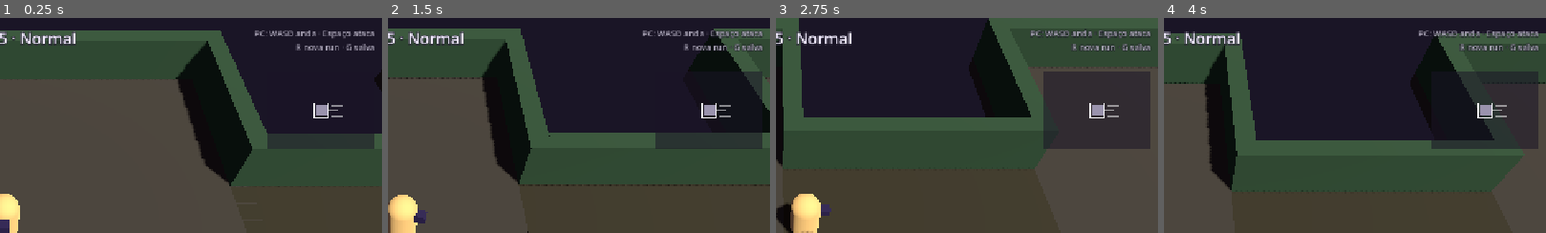
Above: before the commit, frames 1-4 (left to right).
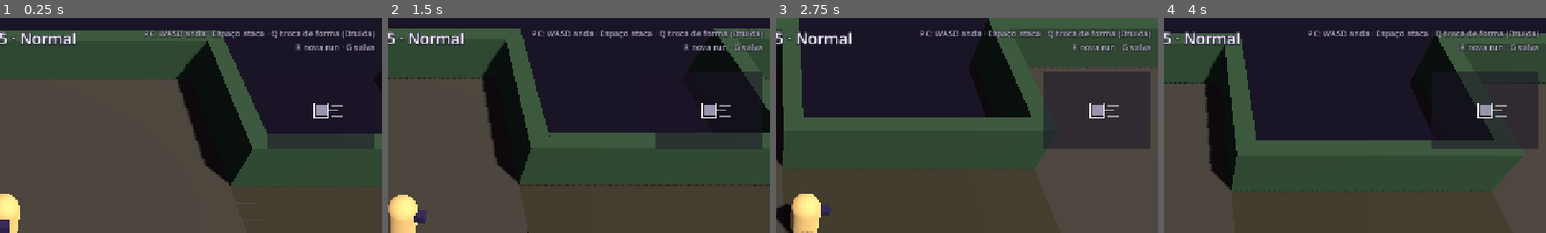
Above: after the commit, the same moments.

Repository: amazingmko/jogo-masmorra
Game: Godot game, scene res://game/scenes/main.tscn
The game is run twice, just before and just after one commit, with the same random seed, the same clock (stepped at 60 frames per second) and the same inputs. This scene is started directly instead of the project's main scene.
Inputs (mouse positions are % of the whole screen's width and height, from its top left):
- Up to frame 1 (0.25 s): no input
- Up to frame 2 (1.5 s): tap Enter at 0.5 s; move the mouse to (72, 45) at 0.52 s; hold D (move_right) 0.53-1.25 s; hold Space (attack) 0.53-1.25 s; click (72, 45) at 0.67 s; tap Q (form, bound only after the commit) at 0.8 s; drag from (30, 55) to (45, 70) at 1.27 s
- Up to frame 3 (2.75 s): move the mouse to (60, 28) at 2.02 s; hold D (move_right) from 2.03 s (still down); hold Space (attack) from 2.03 s (still down); tap K at 2.1 s
- Up to frame 4 (4 s): release D (move_right) at 2.75 s; release Space (attack) at 2.75 s; drag from (45, 70) to (20, 35) at 2.77 s; move the mouse to (80, 65) at 3.52 s; hold A (move_left) from 3.53 s (still down); tap Q (form, bound only after the commit) at 3.6 s; tap K at 3.8 s
The pictures show only the part of the screen within x 49-99%, y 0-50%; the shares and areas given below are measured in that part.

The runs differ from the first frame. In frame 1, 1.1% of the frame differs, in the area x 37-98%, y 5-10%; in frame 2, 1.0%; in frame 3, 1.0%; in frame 4, 1.0%.

Commit message:
Druida da Mata: quarta classe, com formas de Onça, Sucuri e Boto
- Onça: corpo a corpo rápido; Sucuri: alcance maior, aperta e segura o inimigo,
  recebe menos dano; Boto: jatos d'água de longe, mais velocidade e cura contínua
- Botão FORMA na tela (PC: Q); inimigos apertados não andam (chefe resiste mais)
- Cajado de Raiz fabricado pelo Curtidor, com a cadeia de raridade completa
- Quadro de heróis com 4 cartões; testes das formas e robô que troca de forma

Co-Authored-By: Claude Opus 5.5 <noreply@anthropic.com>
Claude-Session: https://claude.ai/code/session_01PxMUCP3EAMS7xMChCMNJhW

Diff:
--- a/game/autoload/game_state.gd
+++ b/game/autoload/game_state.gd
@@ -11,7 +11,7 @@
 signal leveled_up(hero_id: StringName, new_level: int)
 signal energy_changed(value: int)
 
-const STARTING_HEROES := ["icamiaba", "mateira", "encantado"]
+const STARTING_HEROES := ["icamiaba", "mateira", "encantado", "druida"]
 ## Energia de recompensa (opção B): jogar é ilimitado; gastar 1 energia faz a run render tudo.
 const MAX_ENERGY := 5
 const ENERGY_SECONDS := 3600
--- a/game/data/drop_tables/equipamento.tres
+++ b/game/data/drop_tables/equipamento.tres
@@ -17,65 +17,69 @@
 
 [sub_resource type="Resource" id="Resource_6xfih"]
 script = ExtResource("1_21jqk")
-item_id = &"capuz_tecido"
+item_id = &"cajado_raiz"
 
 [sub_resource type="Resource" id="Resource_bpk3f"]
 script = ExtResource("1_21jqk")
-item_id = &"tunica_tecido"
+item_id = &"capuz_tecido"
 
 [sub_resource type="Resource" id="Resource_4idm7"]
 script = ExtResource("1_21jqk")
-item_id = &"luvas_tecido"
+item_id = &"tunica_tecido"
 
 [sub_resource type="Resource" id="Resource_huw10"]
 script = ExtResource("1_21jqk")
-item_id = &"calca_tecido"
+item_id = &"luvas_tecido"
 
 [sub_resource type="Resource" id="Resource_4lndb"]
 script = ExtResource("1_21jqk")
-item_id = &"sandalias_tecido"
+item_id = &"calca_tecido"
 
 [sub_resource type="Resource" id="Resource_pubek"]
 script = ExtResource("1_21jqk")
-item_id = &"capuz_couro"
+item_id = &"sandalias_tecido"
 
 [sub_resource type="Resource" id="Resource_pcn28"]
 script = ExtResource("1_21jqk")
-item_id = &"armadura_couro"
+item_id = &"capuz_couro"
 
 [sub_resource type="Resource" id="Resource_dhqyq"]
 script = ExtResource("1_21jqk")
-item_id = &"luvas_couro"
+item_id = &"armadura_couro"
 
 [sub_resource type="Resource" id="Resource_lhc6k"]
 script = ExtResource("1_21jqk")
-item_id = &"calca_couro"
+item_id = &"luvas_couro"
 
 [sub_resource type="Resource" id="Resource_acca0"]
 script = ExtResource("1_21jqk")
-item_id = &"botas_couro"
+item_id = &"calca_couro"
 
 [sub_resource type="Resource" id="Resource_vk830"]
 script = ExtResource("1_21jqk")
-item_id = &"elmo_placa"
+item_id = &"botas_couro"
 
 [sub_resource type="Resource" id="Resource_jkihk"]
 script = ExtResource("1_21jqk")
-item_id = &"peitoral_placa"
+item_id = &"elmo_placa"
 
 [sub_resource type="Resource" id="Resource_r7a7t"]
 script = ExtResource("1_21jqk")
-item_id = &"manoplas_placa"
+item_id = &"peitoral_placa"
 
 [sub_resource type="Resource" id="Resource_0e6ks"]
 script = ExtResource("1_21jqk")
+item_id = &"manoplas_placa"
+
+[sub_resource type="Resource" id="Resource_xhw2y"]
+script = ExtResource("1_21jqk")
 item_id = &"grevas_placa"
 
-[sub_resource type="Resource" id="Resource_xhw2y"]
+[sub_resource type="Resource" id="Resource_u2ep1"]
 script = ExtResource("1_21jqk")
 item_id = &"botas_placa"
 
 [resource]
 script = ExtResource("2_6b6kh")
 id = &"equipamento"
-entries = Array[ExtResource("1_21jqk")]([SubResource("Resour …(497 unchanged characters)… e_0e6ks"), SubResource("Resource_xhw2y")])
+entries = Array[ExtResource("1_21jqk")]([SubResource("Resour …(497 unchanged characters)… e_0e6ks"), SubResource("Resource_xhw2y"), SubResource("Resource_u2ep1")])
--- /dev/null
+++ b/game/data/heroes/druida.tres
@@ -0,0 +1,18 @@
+[gd_resource type="Resource" script_class="HeroData" format=3]
+
+[ext_resource type="Script" path="res://game/scripts/resources/hero_data.gd" id="1_nuqq2"]
+
+[resource]
+script = ExtResource("1_nuqq2")
+id = &"druida"
+display_name = "Druida da Mata"
+description = "Guardiã da mata que vira bicho: Onça (golpes rápidos), Sucuri (aperta e prende, aguenta mais) e Boto (jatos d'água de longe, cura sem parar). Agilidade, couro."
+hero_class = 3
+element = 3
+primary_stat = 1
+weapon_type = &"cajado_raiz"
+max_health = 110
+max_shield = 35
+max_energy = 160
+move_speed = 5.2
+starting_weapon_id = &"cajado_raiz"
--- /dev/null
+++ b/game/data/items/cajado_raiz.tres
@@ -0,0 +1,18 @@
+[gd_resource type="Resource" script_class="ItemData" format=3]
+
+[ext_resource type="Script" path="res://game/scripts/resources/item_data.gd" id="1_f7sq5"]
+
+[resource]
+script = ExtResource("1_f7sq5")
+id = &"cajado_raiz"
+display_name = "Cajado de Raiz"
+description = "Raiz viva que chama os espíritos da mata. A Druida luta com ele em forma de bicho."
+kind = 1
+max_stack = 1
+stats = {
+"attack_range": 1.9,
+"attack_speed": 2.0,
+"damage": 60
+}
+weapon_type = &"cajado_raiz"
+primary_stat = 1
--- /dev/null
+++ b/game/data/recipes/cajado_raiz_comum.tres
@@ -0,0 +1,16 @@
+[gd_resource type="Resource" script_class="RecipeData" format=3]
+
+[ext_resource type="Script" path="res://game/scripts/resources/recipe_data.gd" id="1_h34wp"]
+
+[resource]
+script = ExtResource("1_h34wp")
+id = &"cajado_raiz_comum"
+display_name = "Cajado de Raiz (Comum)"
+result_item_id = &"cajado_raiz"
+ingredients = {
+"latex_seringueira": 10,
+"madeira_lei": 17
+}
+profession_id = &"curtidor"
+required_level = 1
+xp_reward = 36
--- /dev/null
+++ b/game/data/recipes/cajado_raiz_epico.tres
@@ -0,0 +1,20 @@
+[gd_resource type="Resource" script_class="RecipeData" format=3]
+
+[ext_resource type="Script" path="res://game/scripts/resources/recipe_data.gd" id="1_j40st"]
+
+[resource]
+script = ExtResource("1_j40st")
+id = &"cajado_raiz_epico"
+display_name = "Cajado de Raiz (Épico)"
+result_item_id = &"cajado_raiz"
+result_rarity = 2
+requires_base = true
+ingredients = {
+"latex_seringueira": 60,
+"madeira_lei": 102,
+"pelo_mapinguari": 4,
+"pena_arara": 5
+}
+profession_id = &"curtidor"
+required_level = 20
+xp_reward = 240
--- /dev/null
+++ b/game/data/recipes/cajado_raiz_lendario.tres
@@ -0,0 +1,21 @@
+[gd_resource type="Resource" script_class="RecipeData" format=3]
+
+[ext_resource type="Script" path="res://game/scripts/resources/recipe_data.gd" id="1_7v87b"]
+
+[resource]
+script = ExtResource("1_7v87b")
+id = &"cajado_raiz_lendario"
+display_name = "Cajado de Raiz (Lendário)"
+result_item_id = &"cajado_raiz"
+result_rarity = 3
+requires_base = true
+ingredients = {
+"latex_seringueira": 100,
+"madeira_lei": 170,
+"muiraquita": 1,
+"pelo_mapinguari": 7,
+"pena_arara": 7
+}
+profession_id = &"curtidor"
+required_level = 40
+xp_reward = 600
--- /dev/null
+++ b/game/data/recipes/cajado_raiz_raro.tres
@@ -0,0 +1,19 @@
+[gd_resource type="Resource" script_class="RecipeData" format=3]
+
+[ext_resource type="Script" path="res://game/scripts/resources/recipe_data.gd" id="1_pjs2b"]
+
+[resource]
+script = ExtResource("1_pjs2b")
+id = &"cajado_raiz_raro"
+display_name = "Cajado de Raiz (Raro)"
+result_item_id = &"cajado_raiz"
+result_rarity = 1
+requires_base = true
+ingredients = {
+"latex_seringueira": 30,
+"madeira_lei": 51,
+"pena_arara": 2
+}
+profession_id = &"curtidor"
+required_level = 5
+xp_reward = 96
--- a/game/scripts/gameplay/enemy.gd
+++ b/game/scripts/gameplay/enemy.gd
@@ -78,6 +78,9 @@
 var _tint := Color.WHITE
 ## Couro do Mapinguari: depois da Bocarra, a barriga fica exposta por alguns segundos.
 var _exposed_left := 0.0
+## Apertado pela Sucuri: não anda nem decide atacar. Depois, fica imune por um tempo.
+var _constrict_left := 0.0
+var _constrict_immune := 0.0
 var _mouth_material: StandardMaterial3D
 var _recent_timer := 0.0
 var _own_telegraphs: Array[Telegraph] = []
@@ -143,6 +146,8 @@
 	for a in _cooldowns:
 		_cooldowns[a] -= delta * haste
 	_dodge_cd -= delta
+	_constrict_left -= delta
+	_constrict_immune -= delta
 	if _exposed_left > 0.0:
 		_exposed_left -= delta
 		if _exposed_left <= 0.0 and _mouth_material:
@@ -160,7 +165,9 @@
 
 	match state:
 		State.MOVE:
-			if not _awake:
+			if _constrict_left > 0.0:
+				_set_horizontal(Vector3.ZERO)
+			elif not _awake:
 				# De tocaia: parado, esperando o herói chegar perto.
 				_set_horizontal(Vector3.ZERO)
 				if player_alive and dist <= data.ambush_range:
@@ -666,6 +673,18 @@
 			_start_mega(a)
 
 
+## Golpe da Sucuri: segura o inimigo no lugar por alguns segundos (chefe: bem menos).
+## Não interrompe um ataque já avisado no chão.
+func constrict(seconds: float) -> void:
+	if state == State.DEAD or _constrict_immune > 0.0:
+		return
+	if is_boss:
+		seconds *= 0.3
+	_constrict_left = seconds
+	_constrict_immune = seconds + 2.0
+	Fx.float_text(get_parent(), global_position + Vector3(0, 2.0 * data.body_scale, 0), "apertado", Color("9fd86b"))
+
+
 ## Chamado por outro do bando: ataca junto, com um tiquinho de atraso para não sair igual.
 func _join_rally(a: EnemyAttack) -> void:
 	var mine: EnemyAttack = null
--- a/game/scripts/gameplay/player.gd
+++ b/game/scripts/gameplay/player.gd
@@ -5,11 +5,32 @@
 
 signal hero_changed(hero: HeroData)
 signal died
+## Druida: trocou de forma (nome para a interface).
+signal form_changed(form_name: String)
+
+## Formas da Druida da Mata. NONE = heróis que não trocam de forma.
+enum Form { NONE, ONCA, SUCURI, BOTO }
+## Como cada forma muda o ataque e o corpo:
+##   damage/speed: multiplicam o dano e a velocidade de ataque da arma
+##   range/projectile: alcance e velocidade do disparo (0 = corpo a corpo)
+##   move: multiplica a velocidade de andar · guard: redução de dano extra
+##   regen: fração da vida recuperada por segundo · constrict: segundos que o golpe prende o inimigo
+const FORMS := {
+	Form.ONCA: {"name": "Onça", "damage": 1.0, "speed": 1.35, "range": 1.9, "projectile": 0.0, "move": 1.12,
+		"guard": 0.0, "regen": 0.0, "constrict": 0.0, "color": Color("d9a441")},
+	Form.SUCURI: {"name": "Sucuri", "damage": 0.9, "speed": 0.85, "range": 2.6, "projectile": 0.0, "move": 0.9,
+		"guard": 0.25, "regen": 0.0, "constrict": 0.8, "color": Color("6f8f3a")},
+	Form.BOTO: {"name": "Boto", "damage": 0.55, "speed": 2.0, "range": 9.0, "projectile": 16.0, "move": 1.15,
+		"guard": 0.0, "regen": 0.015, "constrict": 0.0, "color": Color("f2a7c3")},
+}
+const FORM_ORDER := [Form.ONCA, Form.SUCURI, Form.BOTO]
+const FORM_COOLDOWN := 0.8
 
 const CLASS_COLORS := {
 	GameEnums.HeroClass.TANK: Color("e8c26a"),
 	GameEnums.HeroClass.RANGER: Color("7fc97a"),
 	GameEnums.HeroClass.MAGE: Color("b483e8"),
+	GameEnums.HeroClass.DRUID: Color("d9a441"),
 }
 
 @export var hero_id: StringName = &"icamiaba"
@@ -29,6 +50,11 @@
 var controls_enabled := true
 ## No hub o herói só anda (sem atacar).
 var combat_enabled := true
+## Forma atual da Druida (NONE para os outros heróis) e o botão de toque de trocar.
+var form: Form = Form.NONE
+var touch_form := false
+var _form_cooldown := 0.0
+var _regen_acc := 0.0
 
 var _gravity: float = ProjectSettings.get_setting("physics/3d/default_gravity", 9.8)
 var _attack_cooldown := 0.0
@@ -73,9 +99,10 @@
 		return
 	hero = new_hero
 	hero_id = new_hero.id
+	form = Form.ONCA if is_shapeshifter() else Form.NONE
 	refresh_stats(true)
 	_base_color = CLASS_COLORS.get(new_hero.hero_class, Color.WHITE)
-	_material.albedo_color = _base_color
+	_apply_form_visual()
 	hero_changed.emit(new_hero)
 
 
@@ -100,6 +127,8 @@
 	move_speed = stats.move_speed
 	crit_chance = stats.crit_chance
 	health.damage_reduction = stats.damage_reduction
+	if form != Form.NONE:
+		_apply_form_stats()
 	if full_heal:
 		health.max_health = stats.max_health
 		health.max_armor = stats.max_shield
@@ -159,6 +188,17 @@
 
 	if direction.length() > 0.1:
 		_facing = direction.normalized()
+
+	_form_cooldown -= delta
+	if controls_enabled and combat_enabled and (touch_form or Input.is_action_just_pressed("form")):
+		touch_form = false
+		cycle_form()
+	if form == Form.BOTO and not health.is_dead:
+		# Boto: recupera um pouco de vida sem parar.
+		_regen_acc += health.max_health * float(FORMS[form].regen) * delta
+		if _regen_acc >= 1.0:
+			health.heal(int(_regen_acc))
+			_regen_acc -= int(_regen_acc)
 
 	_target = _find_target() if controls_enabled and combat_enabled else null
 	_update_marker()
@@ -214,6 +254,8 @@
 		if dist <= reach + 0.4 and (dist < 0.6 or _facing.angle_to(to_enemy) <= deg_to_rad(70)):
 			var hit := Damage.roll(weapon_stats.damage, hero.element, enemy.data.element, crit_chance, _rng)
 			enemy.take_hit(hit.amount, hit.crit, to_enemy)
+			if form != Form.NONE and float(FORMS[form].constrict) > 0.0:
+				enemy.constrict(float(FORMS[form].constrict))
 
 
 # ---------- dano ----------
@@ -280,3 +322,66 @@
 	_marker.visible = _target != null
 	if _target:
 		_marker.global_position = _target.global_position + Vector3(0, 0.05, 0)
+
+
+# ---------- formas da Druida da Mata ----------
+
+func is_shapeshifter() -> bool:
+	return hero != null and hero.hero_class == GameEnums.HeroClass.DRUID
+
+
+## Passa para a próxima forma: Onça → Sucuri → Boto → Onça.
+func cycle_form() -> void:
+	if not is_shapeshifter() or _form_cooldown > 0.0 or health.is_dead:
+		return
+	var i := FORM_ORDER.find(form)
+	set_form(FORM_ORDER[(i + 1) % FORM_ORDER.size()])
+
+
+func set_form(new_form: Form) -> void:
+	if not is_shapeshifter():
+		return
+	form = new_form
+	_form_cooldown = FORM_COOLDOWN
+	_attack_cooldown = minf(_attack_cooldown, 0.2)
+	refresh_stats()
+	_apply_form_visual()
+	if is_inside_tree():
+		Fx.float_text(get_parent(), global_position + Vector3(0, 2.2, 0), FORMS[form].name, FORMS[form].color)
+	form_changed.emit(FORMS[form].name)
+
+
+func form_name() -> String:
+	return FORMS[form].name if form != Form.NONE else ""
+
+
+func _apply_form_stats() -> void:
+	var f: Dictionary = FORMS[form]
+	var w := WeaponStats.new()
+	w.damage = maxi(int(round(weapon_stats.damage * float(f.damage))), 1)
+	w.attack_speed = weapon_stats.attack_speed * float(f.speed)
+	w.attack_range = float(f.range)
+	w.projectile_speed = float(f.projectile)
+	weapon_stats = w
+	move_speed *= float(f.move)
+	health.damage_reduction = minf(health.damage_reduction + float(f.guard), 0.8)
+
+
+## Visual provisório: Onça e Sucuri andam "deitadas", o Boto fica em pé; cada uma com sua cor.
+func _apply_form_visual() -> void:
+	if _mesh == null:
+		return
+	_mesh.rotation_degrees = Vector3.ZERO
+	_mesh.scale = Vector3.ONE
+	if form == Form.NONE:
+		_material.albedo_color = _base_color
+		return
+	_base_color = FORMS[form].color
+	_material.albedo_color = _base_color
+	match form:
+		Form.ONCA:
+			_mesh.rotation_degrees.x = 80.0
+			_mesh.scale = Vector3(1.0, 1.1, 0.8)
+		Form.SUCURI:
+			_mesh.rotation_degrees.x = 88.0
+			_mesh.scale = Vector3(0.65, 1.6, 0.55)
--- a/game/scripts/hub/hub_ui.gd
+++ b/game/scripts/hub/hub_ui.gd
@@ -194,7 +194,7 @@
 			continue
 		var p := GameState.progress(hero.id)
 		var card := VBoxContainer.new()
-		card.custom_minimum_size = Vector2(260, 0)
+		card.custom_minimum_size = Vector2(225, 0)
 		card.add_theme_constant_override("separation", 6)
 		var box := _card_panel(GOLD if hero.id == _player.hero_id else Color(1, 1, 1, 0.3))
 		box.add_child(card)
--- a/game/scripts/resources/game_enums.gd
+++ b/game/scripts/resources/game_enums.gd
@@ -1,7 +1,7 @@
 class_name GameEnums
 ## Listas fixas usadas no jogo inteiro. Mude aqui e vale para todos os scripts.
 
-enum HeroClass { TANK, RANGER, MAGE }
+enum HeroClass { TANK, RANGER, MAGE, DRUID }
 
 enum Element { NEUTRAL, FIRE, WATER, NATURE }
 
--- a/game/scripts/ui/hud.gd
+++ b/game/scripts/ui/hud.gd
@@ -9,6 +9,8 @@
 
 var joystick: TouchJoystick
 var attack_button: TouchButton
+## Só aparece para a Druida: troca de forma.
+var form_button: TouchButton
 var minimap: Minimap
 
 var _health_bar: ProgressBar
@@ -58,6 +60,7 @@
 	_player = player
 	player.health.changed.connect(_on_health_changed)
 	player.hero_changed.connect(_on_hero_changed)
+	player.form_changed.connect(func(_name: String) -> void: _on_hero_changed(player.hero))
 	_on_health_changed(player.health.health, player.health.max_health, player.health.armor, player.health.max_armor)
 	if player.hero:
 		_on_hero_changed(player.hero)
@@ -207,9 +210,15 @@
 		GameEnums.HeroClass.TANK: "Tank",
 		GameEnums.HeroClass.RANGER: "Ranger",
 		GameEnums.HeroClass.MAGE: "Mago",
+		GameEnums.HeroClass.DRUID: "Druida",
 	}
-	_hero_label.text = "%s (%s) · nv %d" % [hero.display_name, class_names.get(hero.hero_class, "?"),
-		GameState.level_of(hero.id)]
+	var form_text := ""
+	if _player and _player.form_name() != "":
+		form_text = " · forma: %s" % _player.form_name()
+	_hero_label.text = "%s (%s) · nv %d%s" % [hero.display_name, class_names.get(hero.hero_class, "?"),
+		GameState.level_of(hero.id), form_text]
+	if form_button:
+		form_button.visible = hero.hero_class == GameEnums.HeroClass.DRUID
 
 
 # ---------- montagem ----------
@@ -240,7 +249,7 @@
 	add_child(_wave_label)
 
 	_help_label = _make_label(14)
-	_help_label.text = "PC: WASD anda · Espaço ataca\nR nova run · G salva"
+	_help_label.text = "PC: WASD anda · Espaço ataca · Q troca de forma (Druida)\nR nova run · G salva"
 	_help_label.horizontal_alignment = HORIZONTAL_ALIGNMENT_RIGHT
 	_help_label.modulate.a = 0.7
 	_help_label.set_anchors_and_offsets_preset(Control.PRESET_TOP_RIGHT)
@@ -268,6 +277,22 @@
 	attack_button.offset_right = -60
 	attack_button.offset_bottom = -60
 	add_child(attack_button)
+
+	form_button = TouchButton.new()
+	form_button.text = "FORMA"
+	form_button.color = Color("6fdc7b")
+	form_button.set_anchors_and_offsets_preset(Control.PRESET_BOTTOM_RIGHT)
+	form_button.grow_horizontal = Control.GROW_DIRECTION_BEGIN
+	form_button.grow_vertical = Control.GROW_DIRECTION_BEGIN
+	form_button.offset_left = -330
+	form_button.offset_top = -150
+	form_button.offset_right = -230
+	form_button.offset_bottom = -50
+	form_button.visible = false
+	form_button.pressed_changed.connect(func(pressed: bool) -> void:
+		if pressed and _player:
+			_player.touch_form = true)
+	add_child(form_button)
 
 
 func _build_toasts() -> void:
--- a/project.godot
+++ b/project.godot
@@ -61,6 +61,12 @@
 , Object(InputEventKey,"resource_local_to_scene":false,"resource_name":"","device":16,"window_id":0,"alt_pressed":false …(181 unchanged characters)…
 ]
 }
+form={
+"deadzone": 0.2,
+"events": [Object(InputEventKey,"resource_local_to_scene":false,"resource_name":"","device":16,"window_id":0,"alt_pressed":false,"shift_pressed":false,"ctrl_pressed":false,"meta_pressed":false,"pressed":false,"keycode":0,"physical_keycode":81,"key_label":0,"unicode":0,"location":0,"echo":false,"script":null)
+, Object(InputEventKey,"resource_local_to_scene":false,"resource_name":"","device":16,"window_id":0,"alt_pressed":false,"shift_pressed":false,"ctrl_pressed":false,"meta_pressed":false,"pressed":false,"keycode":0,"physical_keycode":75,"key_label":0,"unicode":0,"location":0,"echo":false,"script":null)
+]
+}
 
 [input_devices]
 
--- a/tests/flow_hub.gd
+++ b/tests/flow_hub.gd
@@ -81,6 +81,22 @@
 		check(rare_uid != "" and head.get("uid", "") == rare_uid, "a Rara entra no lugar da Comum vestida")
 		check(gs.craft_streak(&"capuz_couro_raro") == 0, "acertar zera as falhas seguidas")
 
+		# Druida: troca de forma muda o ataque.
+		player.set_hero(db.get_hero(&"druida"))
+		check(player.form == 1 and not player.weapon_stats.is_ranged(), "Druida começa como Onça, corpo a corpo")
+		player._form_cooldown = 0.0
+		player.cycle_form()
+		check(player.form == 2 and player.weapon_stats.attack_range > 2.0 and player.health.damage_reduction > player.stats.damage_reduction,
+			"Sucuri: alcance maior e aguenta mais")
+		player._form_cooldown = 0.0
+		player.cycle_form()
+		check(player.form == 3 and player.weapon_stats.is_ranged(), "Boto ataca de longe")
+		player._form_cooldown = 0.0
+		player.cycle_form()
+		check(player.form == 1, "volta para a Onça")
+		player.set_hero(db.get_hero(&"mateira"))
+		check(player.form == 0, "outros heróis não trocam de forma")
+
 		var ui = _hub.get_node("HubUI")
 		ui._open(&"artesao")
 		ui._close()
--- a/tests/run_tests.gd
+++ b/tests/run_tests.gd
@@ -413,6 +413,13 @@
 			legendary_drop = true
 	check(not legendary_drop, "lendário nunca cai de inimigo (só crafting)")
 
+	var druid := catalog.get_hero(&"druida")
+	check(druid != null and druid.hero_class == GameEnums.HeroClass.DRUID and druid.armor_type() == GameEnums.ArmorType.LEATHER,
+		"Druida da Mata: classe nova, agilidade e couro")
+	check(ItemFactory.can_use(druid, catalog.get_item(&"cajado_raiz")) and ItemFactory.can_use(druid, catalog.get_item(&"capuz_couro")),
+		"Druida usa o Cajado de Raiz e armadura de couro")
+	check(catalog.get_recipe(&"cajado_raiz_comum") != null and catalog.get_recipe(&"cajado_raiz_comum").profession_id == &"curtidor",
+		"Curtidor fabrica o Cajado de Raiz")
 	var guardian := catalog.get_hero(&"icamiaba")
 	check(ItemFactory.can_use(guardian, helm) and not ItemFactory.can_use(guardian, robe), "guardião veste placa e não tecido")
 	check(ItemFactory.can_use(guardian, catalog.get_item(&"espada_ferro")) and not ItemFactory.can_use(guardian, catalog.get_item(&"arco_simples")),
--- a/tests/sim_run.gd
+++ b/tests/sim_run.gd
@@ -95,6 +95,9 @@
 		_floor_started = _frames
 
 	hud.joystick.value = _steer(player)
+	# Druida: troca de forma a cada 10 s, para testar as três.
+	if player.is_shapeshifter() and _frames % 600 == 0:
+		player.cycle_form()
 
 	if _shot_path != "" and _frames == _shot_frame:
 		root.get_viewport().get_texture().get_image().save_png(_shot_path)
--- a/tools/setup_project.gd
+++ b/tools/setup_project.gd
@@ -47,6 +47,7 @@
 		"move_up": [KEY_W, KEY_UP],
 		"move_down": [KEY_S, KEY_DOWN],
 		"attack": [KEY_SPACE, KEY_J],
+		"form": [KEY_Q, KEY_K],
 	}
 	for action in actions:
 		var events := []
@@ -127,7 +128,9 @@
 		{"damage": 50, "attack_speed": 3.0, "attack_range": 11.0, "projectile_speed": 20.0})
 	_weapon("cajado_aprendiz", "Cajado de Aprendiz", "Canaliza magia básica.", "cajado", P.INTELLECT,
 		{"damage": 90, "attack_speed": 1.5, "attack_range": 10.0, "projectile_speed": 13.0})
-	_equipment_ids = ["espada_ferro", "arco_simples", "cajado_aprendiz"]
+	_weapon("cajado_raiz", "Cajado de Raiz", "Raiz viva que chama os espíritos da mata. A Druida luta com ele em forma de bicho.",
+		"cajado_raiz", P.AGILITY, {"damage": 60, "attack_speed": 2.0, "attack_range": 1.9})
+	_equipment_ids = ["espada_ferro", "arco_simples", "cajado_aprendiz", "cajado_raiz"]
 
 	var A := GameEnums.ArmorType
 	var pieces := {
@@ -171,6 +174,8 @@
 	var P := GameEnums.PrimaryStat
 	_hero("icamiaba", "Icamiaba", "Guerreira da lenda das Icamiabas. Aguenta pancada e protege. Força, placa.", H.TANK, E.NEUTRAL, P.STRENGTH, "espada", 120, 50, 120, 4.5, "espada_ferro")
 	_hero("mateira", "Mateira", "Caçadora da mata, rápida, ataca de longe. Agilidade, couro.", H.RANGER, E.NATURE, P.AGILITY, "arco", 90, 30, 180, 5.5, "arco_simples")
+	_hero("druida", "Druida da Mata", "Guardiã da mata que vira bicho: Onça (golpes rápidos), Sucuri (aperta e prende, aguenta mais) e Boto (jatos d'água de longe, cura sem parar). Agilidade, couro.",
+		H.DRUID, E.NATURE, P.AGILITY, "cajado_raiz", 110, 35, 160, 5.2, "cajado_raiz")
 	_hero("encantado", "Encantado do Rio", "Magia das águas encantadas. Frágil, mas poderoso. Inteligência, tecido.", H.MAGE, E.WATER, P.INTELLECT, "cajado", 80, 20, 220, 5.0, "cajado_aprendiz")
 
 
@@ -212,6 +217,7 @@
 	"espada_ferro": ["ferreiro", "minerio_ferro", "madeira_lei"],
 	"arco_simples": ["curtidor", "madeira_lei", "couro_jacare"],
 	"cajado_aprendiz": ["tecela", "madeira_lei", "fibra_tucum"],
+	"cajado_raiz": ["curtidor", "madeira_lei", "latex_seringueira"],
 	"placa": ["ferreiro", "minerio_ferro", "madeira_lei"],
 	"couro": ["curtidor", "couro_jacare", "latex_seringueira"],
 	"tecido": ["tecela", "fibra_tucum", "latex_seringueira"],
Not shown, added: tests/shot_bestiary.gd.uid
Not shown, changed: replica/tematica-amazonica.md
